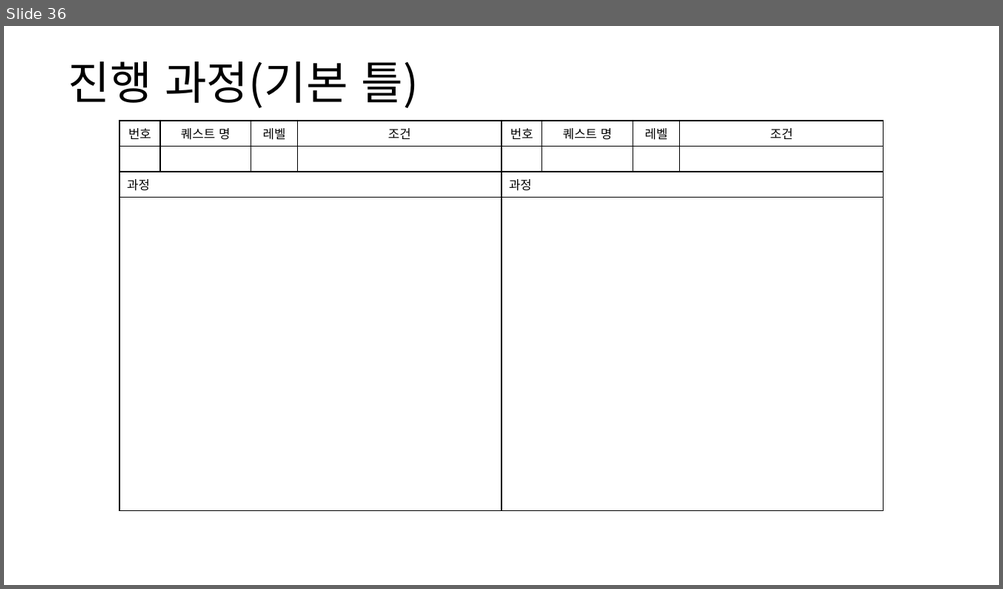
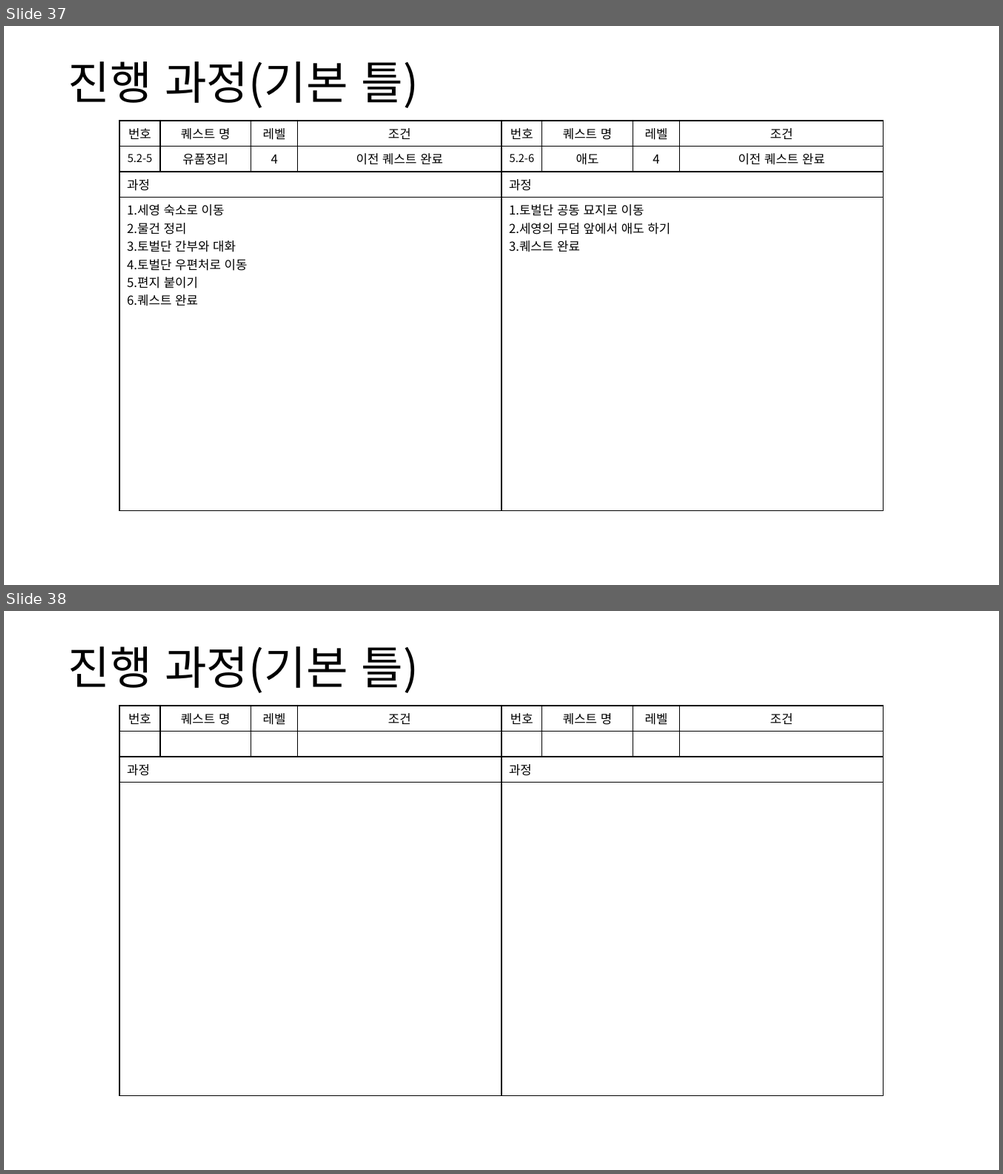
Before and after one commit to yjk0401/unityenginebasic_9th, a slide deck: 기획/퀘스트(메인) 기획서.pptx. Shown one above the other, each under a label of ours: slide 36 before the commit, slides 37 and 38 after it. The pictures are 1003x589 and 1003x1174 pixels, drawn with LibreOffice and Linux fonts; fonts in the diff are those of the drawing. Boxes give left, top, right and bottom in pixels: in the first picture for what was removed or moved away, otherwise in the second. Text is boxed around its words. In the diff, an @@ line names an element or a change of style, - is before the commit and + after.

```diff
--- a/기획/퀘스트(메인) 기획서.pptx
+++ b/기획/퀘스트(메인) 기획서.pptx
@@ slide 37 added at [4, 26, 999, 585], background #FFFFFF @@
@@ text added at [68, 62, 418, 108], 44 pt, text #000000 @@
+진행 과정(기본 틀)
@@ table added at [119, 121, 502, 501], 4 rows, 4 columns @@
+번호 | 퀘스트 명 | 레벨 | 조건
+5.2-5 | 유품정리 | 4 | 이전 퀘스트 완료
+과정 |  |  | 
+1.세영 숙소로 이동 / 2.물건 정리 / 3.토벌단 간부와 대화 / 4.토벌단 우편처로 이동 / 5.편지 붙이기 / 6.퀘스트 완료 |  |  | 
@@ table added at [502, 121, 884, 501], 4 rows, 4 columns @@
+번호 | 퀘스트 명 | 레벨 | 조건
+5.2-6 | 애도 | 4 | 이전 퀘스트 완료
+과정 |  |  | 
+1.토벌단 공동 묘지로 이동 / 2.세영의 무덤 앞에서 애도 하기 / 3.퀘스트 완료 |  |  | 
@@ what was slide 36 is now slide 38 @@
```
Also in this commit, not shown: 3 slides changed, 1 other slide added, 14 other files.
